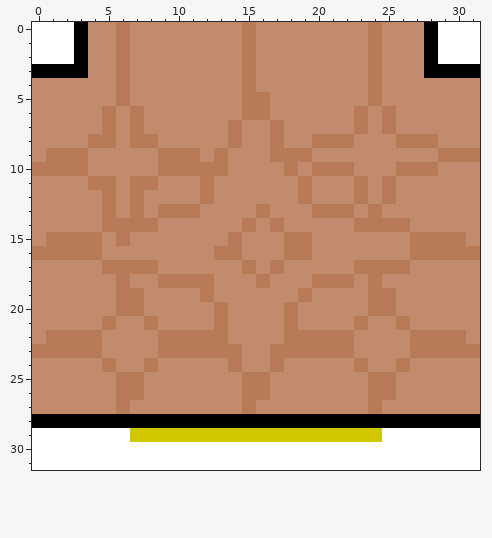
One commit to this pixel-art sprite: Assets/Sprites/Wall_Museum_Tri_Down.png. This is how it looked before the edit.
The file is 32x32 pixels.
Now the later version:
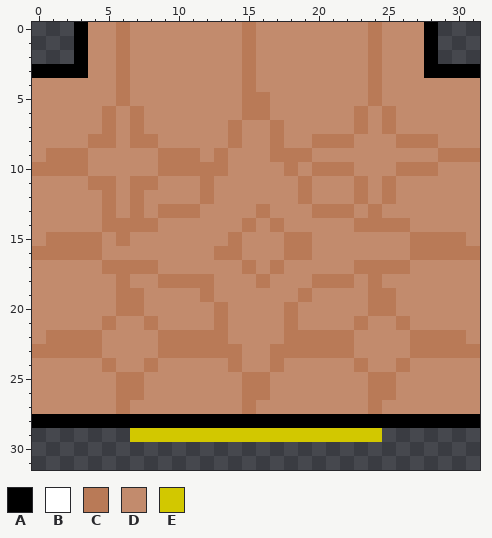
Palette (. is transparent): A #000000  B #ffffff  C #b97a57  D #c28b6d  E #d2c800
Edits made:
y 0..2: x 0..2 BBB -> ...; x 29..31 BBB -> ...
y 29: x 0..6 BBBBBBB -> .......; x 25..31 BBBBBBB -> .......
y 30..31: x 0..31 BBBBBBBBBBBBBBBBBBBBBBBBBBBBBBBB -> ................................
